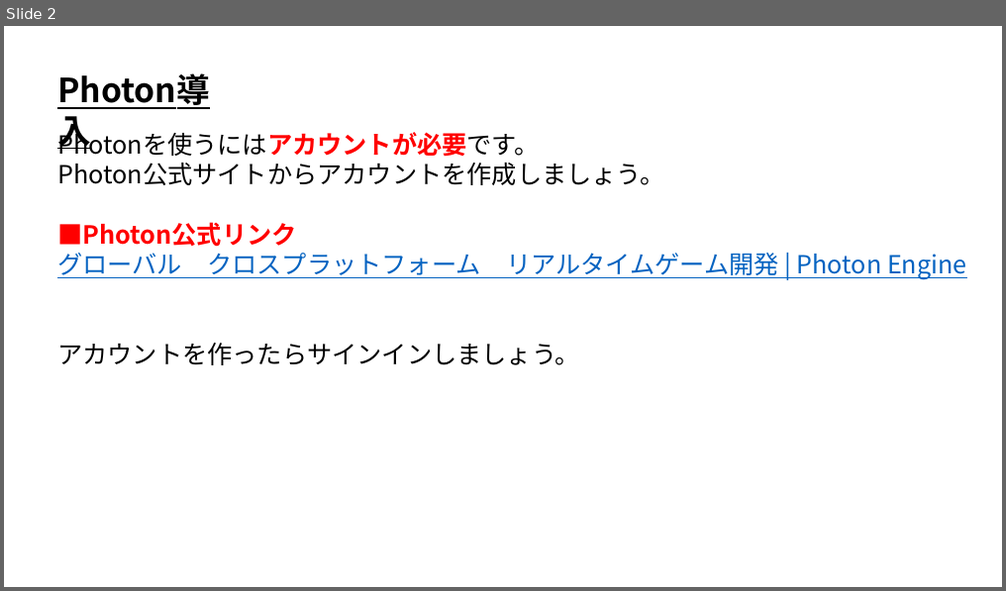
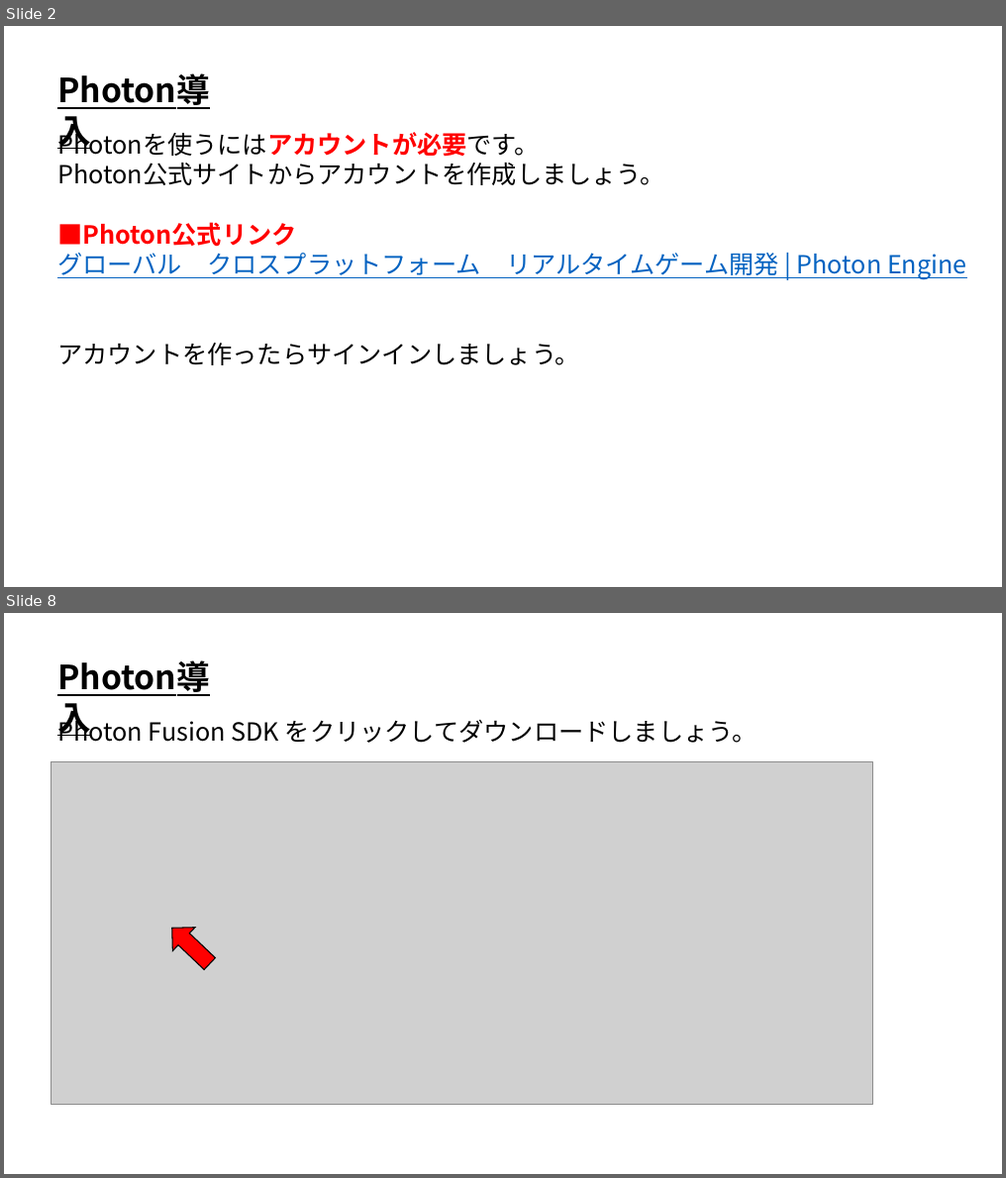
Before and after one commit to ArakiYusuke-Ohara/Textbook, a slide deck: ゲーム科3年/00_前期/オンラインゲームプログラミングⅡ/01_Photon導入.pptx. Shown one above the other, each under a label of ours: slide 2 before the commit, slides 2 and 8 after it; the slides between them are not shown. The pictures are 1006x591 and 1006x1178 pixels, drawn with LibreOffice and Linux fonts; fonts in the diff are those of the drawing; grey boxes stand for pictures. Boxes give left, top, right and bottom in pixels: in the first picture for what was removed or moved away, otherwise in the second. Text is boxed around its words. In the diff, an @@ line names an element or a change of style, - is before the commit and + after.

```diff
--- a/ゲーム科3年/00_前期/オンラインゲームプログラミングⅡ/01_Photon導入.pptx
+++ b/ゲーム科3年/00_前期/オンラインゲームプログラミングⅡ/01_Photon導入.pptx
@@ slide 8 added at box(4, 613, 1002, 1174), background #FFFFFF @@
@@ text added at box(51, 654, 251, 701), 32 pt, text #000000, bold, underline @@
+Photon導入
@@ text added at box(57, 715, 757, 743), 24 pt, text #000000 @@
+Photon Fusion SDK をクリックしてダウンロードしましょう。
@@ picture added at box(51, 761, 872, 1104) @@
@@ right arrow added at box(160, 916, 221, 976), fill #FF0000, outline #000000 1 pt @@
```
Also in this commit, not shown: 5 slides changed, 3 other slides added, 3 slides removed, 8 other files.
